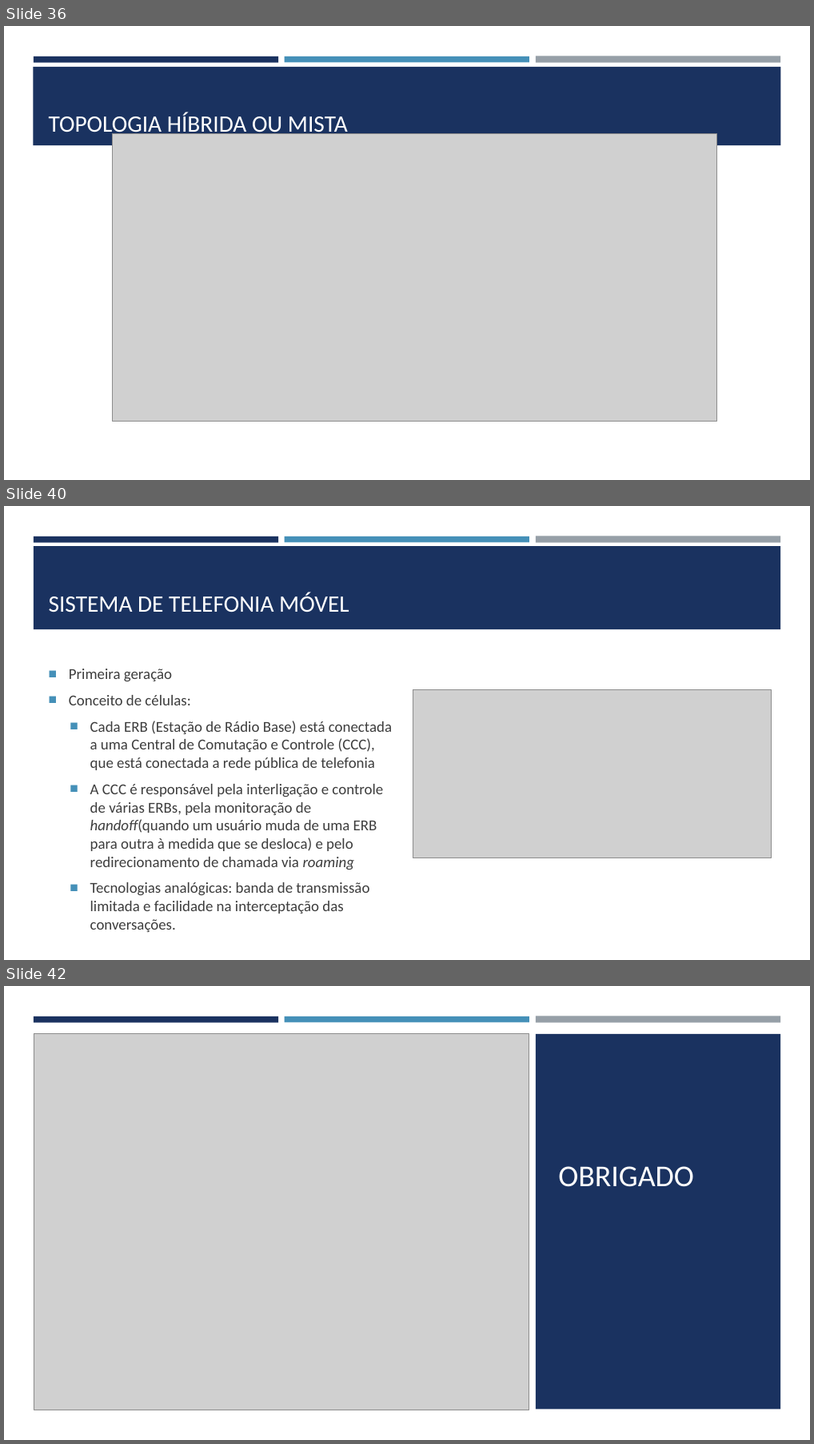
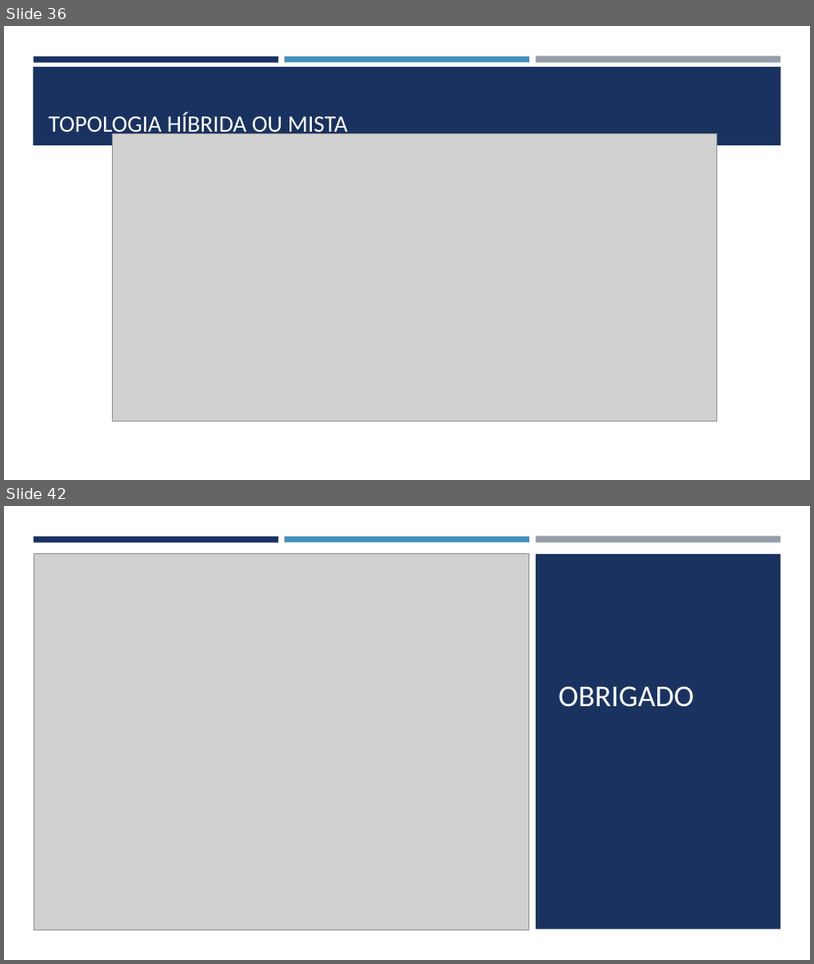
Before and after one commit to joelteixeiradacunha/aulas_php_mysql, a slide deck: Redes/REDES DE COMPUTADORES.pptx. Shown one above the other, each under a label of ours: slides 36, 40 and 42 before the commit, slides 36 and 42 after it; the slides between them are not shown. The pictures are 814x1444 and 814x964 pixels, drawn with LibreOffice and Linux fonts; fonts in the diff are those of the drawing; grey boxes stand for pictures. Boxes give left, top, right and bottom in pixels: in the first picture for what was removed or moved away, otherwise in the second. Text is boxed around its words. In the diff, an @@ line names an element or a change of style, - is before the commit and + after.

```diff
--- a/Redes/REDES DE COMPUTADORES.pptx
+++ b/Redes/REDES DE COMPUTADORES.pptx
@@ slide 40 removed at bbox=[4, 506, 810, 960], background #FFFFFF; not listed: 3 template elements that a slide beside it also shows @@
@@ rectangle removed at bbox=[34, 546, 782, 629] @@
@@ title removed at bbox=[49, 592, 350, 612] @@
-SISTEMA DE TELEFONIA MÓVEL
@@ text removed at bbox=[69, 668, 392, 932] @@
-■ Primeira geração
-■ Conceito de células:
-  ■ Cada ERB (Estação de Rádio Base) está conectada a uma Central de Comutação e Controle (CCC), que está conectada a rede pública de telefonia
-  ■ A CCC é responsável pela interligação e controle de várias ERBs, pela monitoração de handoff(quando um usuário muda de uma ERB para outra à medida que se desloca) e pelo redirecionamento de chamada via roaming
-  ■ Tecnologias analógicas: banda de transmissão limitada e facilidade na interceptação das conversações.
@@ picture removed at bbox=[414, 690, 772, 857] @@
```
Also in this commit, not shown: 1 slide changed, 4 slides added, 3 other slides removed.
